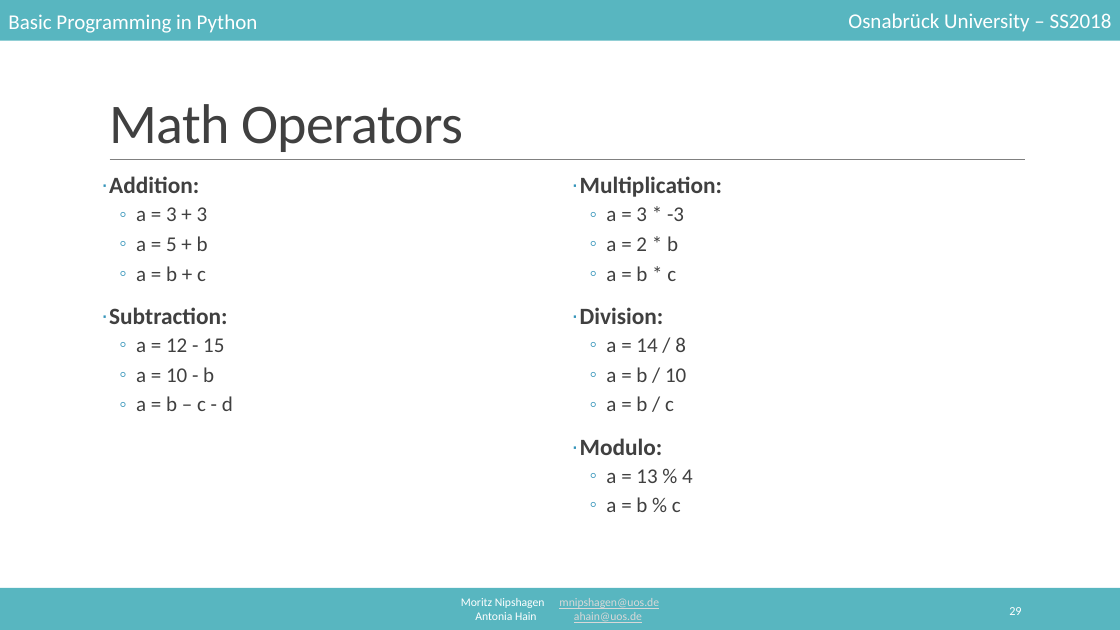
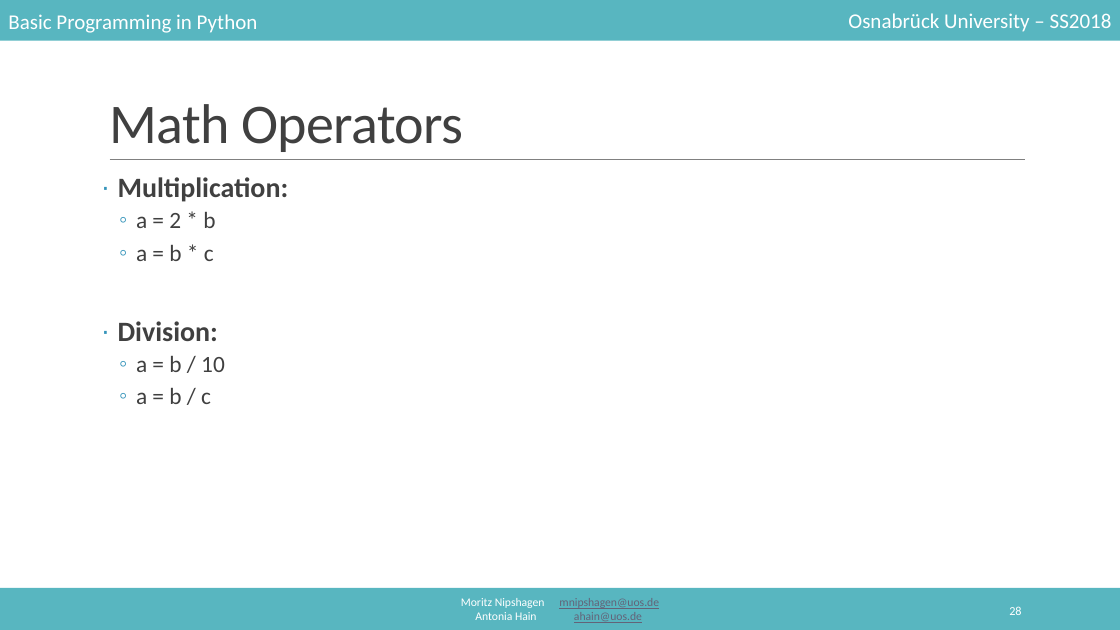
Before and after one commit to mnipshagen/monty, a slide deck: slide 28 of 2018/02/Syntax_and_variables.pptx (slide 29 before the commit). Drawn at 1120x630 pixels with LibreOffice and Linux fonts; fonts in the diff are those of the drawing. Boxes give left, top, right and bottom in pixels: in the first picture for what was removed or moved away, otherwise in the second. Text is boxed around its words. In the diff, an @@ line names an element or a change of style, - is before the commit and + after.

```diff
--- a/2018/02/Syntax_and_variables.pptx
+++ b/2018/02/Syntax_and_variables.pptx
@@ text at (118,177,289,404): text changed; size 18 to 24 pt; bold on @@
-· Addition:
-  ◦ a = 3 + 3
-  ◦ a = 5 + b
-  ◦ a = b + c
-· Subtraction:
-  ◦ a = 12 - 15
-  ◦ a = 10 - b
-  ◦ a = b – c - d
+· Multiplication:
+  ◦ a = 2 * b
+  ◦ a = b * c
+· Division:
+  ◦ a = b / 10
+  ◦ a = b / c
@@ text removed at (580,176,723,512) @@
-· Multiplication:
-  ◦ a = 3 * -3
-  ◦ a = 2 * b
-  ◦ a = b * c
-· Division:
-  ◦ a = 14 / 8
-  ◦ a = b / 10
-  ◦ a = b / c
-· Modulo:
-  ◦ a = 13 % 4
-  ◦ a = b % c
@@ text "Moritz Nipshagen mnipshagen@uos.de" at (461,598,659,623): text colour #D8D8D8 to #636378 in "mnipshagen@uos.de", "ahain@uos.de" @@
@@ page number at (1009,606,1021,615): text changed @@
-29
+28
```
Also in this commit, not shown: 38 other slides changed, 1 slide removed, 15 other files.
